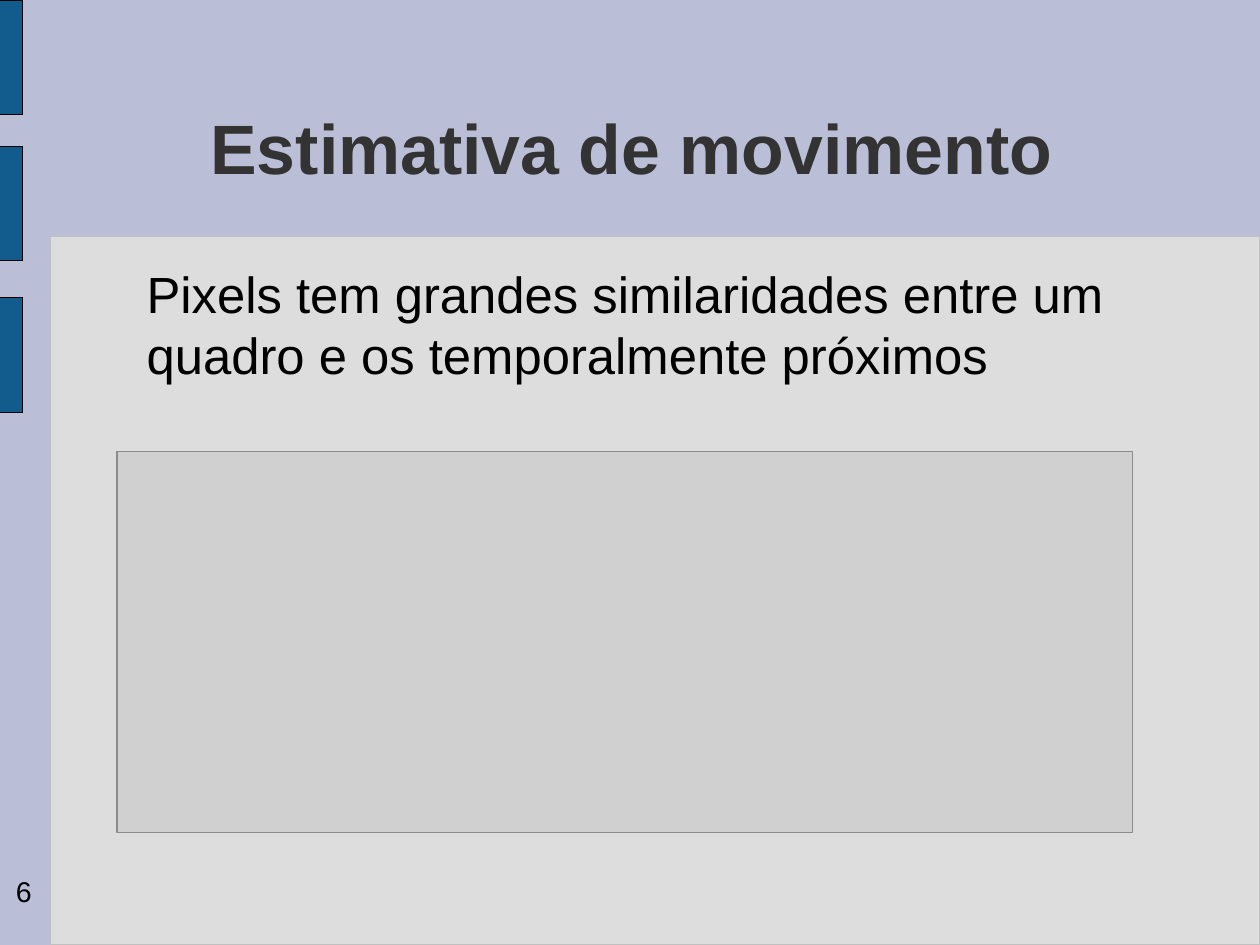
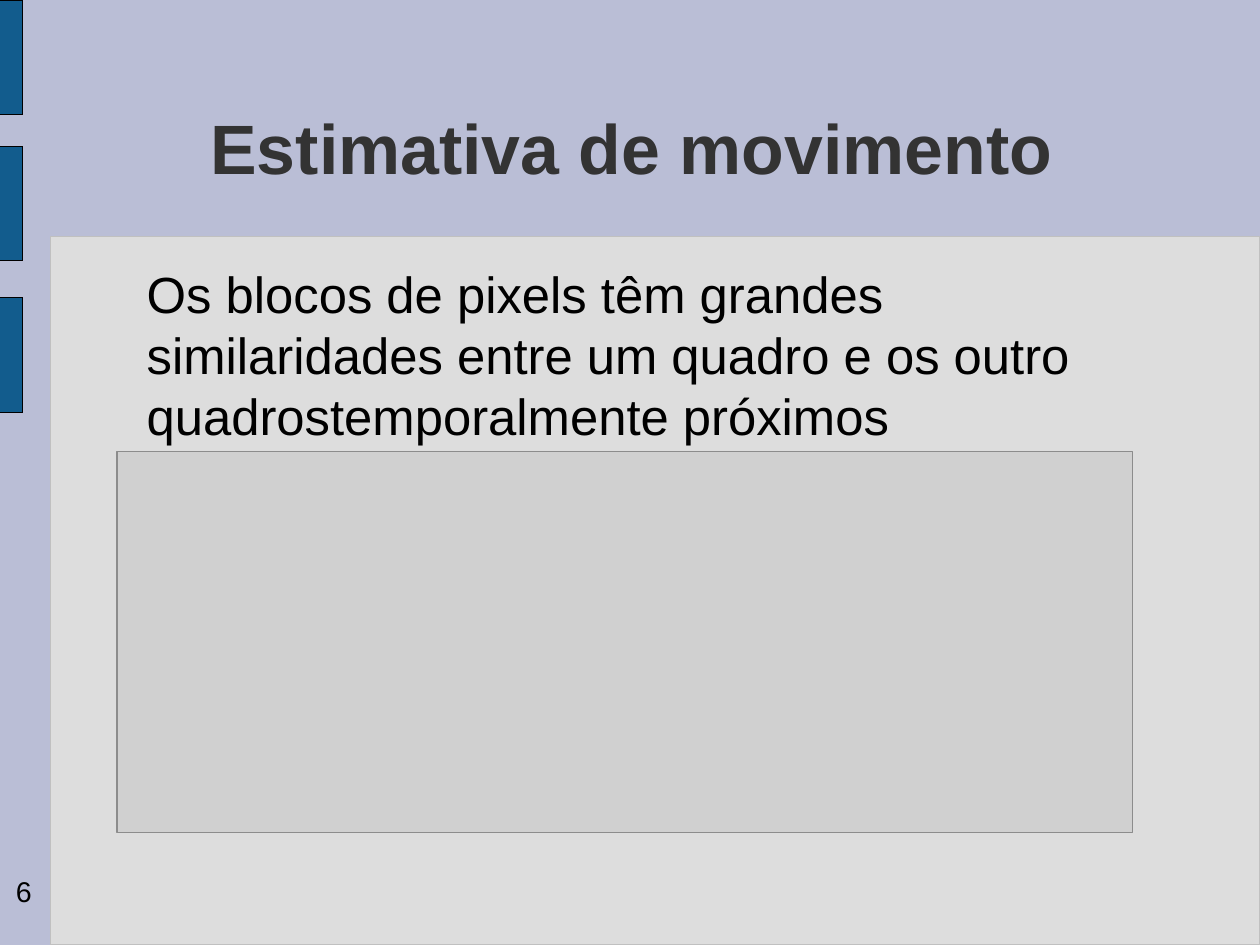
Before and after one commit to gabrieldiego/tg, a slide deck: slide 6 of artigo/apresentacao-tg2.odp. Drawn at 1260x945 pixels with LibreOffice and Linux fonts; fonts in the diff are those of the drawing; grey boxes stand for pictures; background and template pictures are left out. Boxes give left, top, right and bottom in pixels: in the first picture for what was removed or moved away, otherwise in the second. Text is boxed around its words. In the diff, an @@ line names an element or a change of style, - is before the commit and + after.

```diff
--- a/artigo/apresentacao-tg2.odp
+++ b/artigo/apresentacao-tg2.odp
@@ text at bbox=[147, 276, 1070, 446]: text changed @@
-Pixels tem grandes similaridades entre um quadro e os temporalmente próximos
+Os blocos de pixels têm grandes similaridades entre um quadro e os outro quadrostemporalmente próximos
```
Also in this commit, not shown: 13 other slides changed, 3 slides added, 1 other file.
